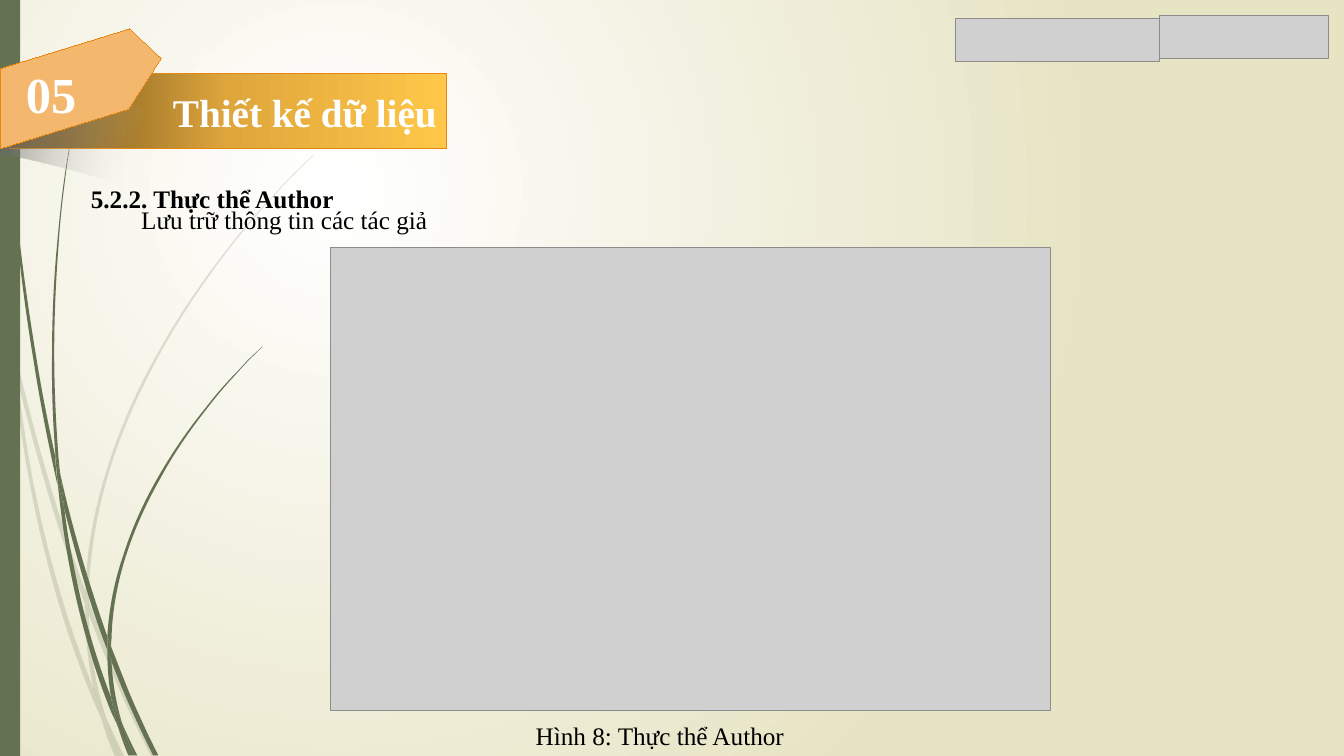
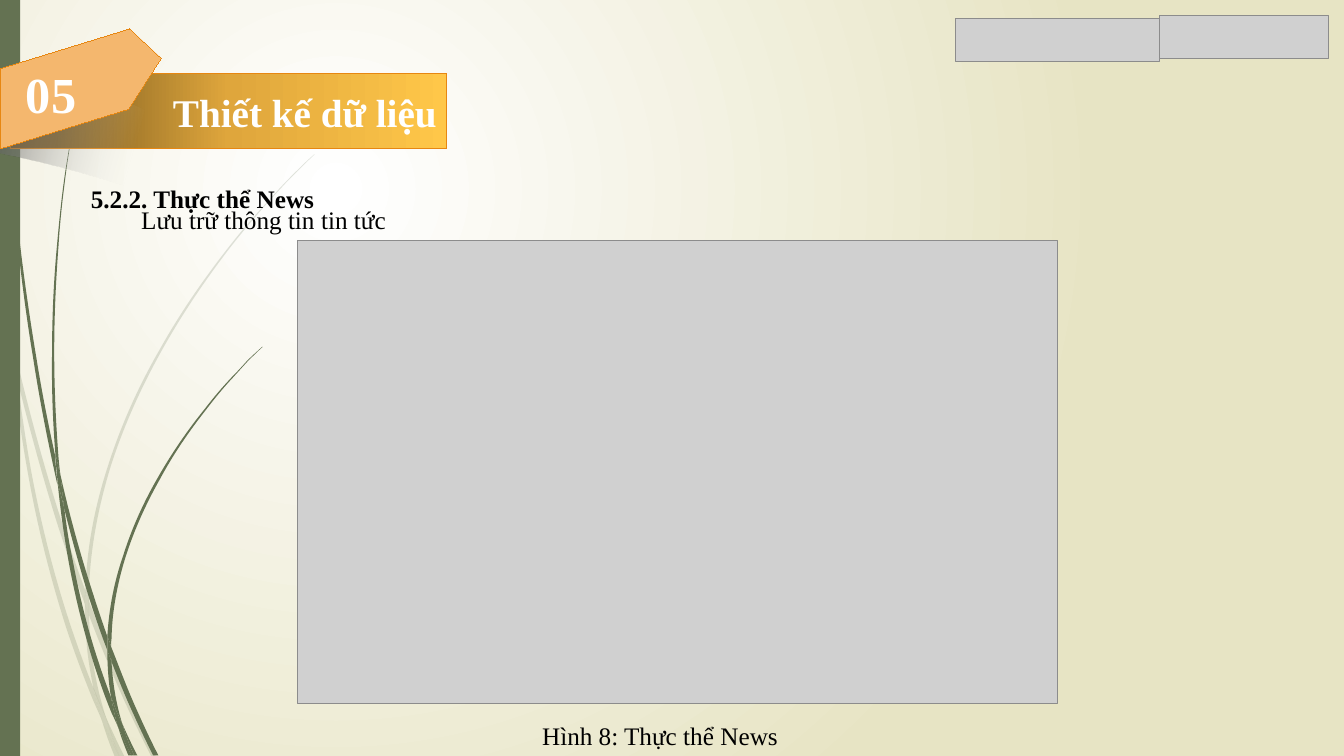
Before and after one commit to Trong-Nhan/Do_An_Ky_Cuoi, a slide deck: slide 32 of Slide Đồ Án.pptx. Drawn at 1344x756 pixels with LibreOffice and Linux fonts; fonts in the diff are those of the drawing; grey boxes stand for pictures. Boxes give left, top, right and bottom in pixels: in the first picture for what was removed or moved away, otherwise in the second. Text is boxed around its words. In the diff, an @@ line names an element or a change of style, - is before the commit and + after.

```diff
--- a/Slide Đồ Án.pptx
+++ b/Slide Đồ Án.pptx
@@ text at <box>91,189,386,235</box>: text changed @@
-5.2.2. Thực thể Author
-Lưu trữ thông tin các tác giả
+5.2.2. Thực thể News
+Lưu trữ thông tin tin tức
@@ picture: place and size @@
-picture at <box>331,248,1051,711</box>
+picture at <box>297,240,1058,703</box>
@@ text at <box>542,726,777,749</box>: text changed @@
-Hình 8: Thực thể Author
+Hình 8: Thực thể News
```
Also in this commit, not shown: 22 other slides changed.
